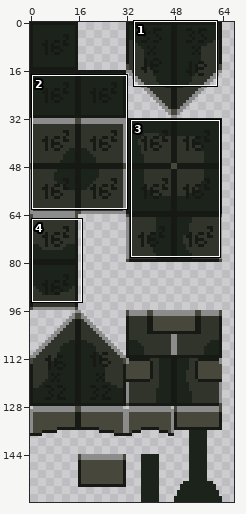
Sprite sheet -- assets/levels/prototype-basic-tiles.png. Above, an overview of the earlier version with the close-up marked.
Close-up. As it was:
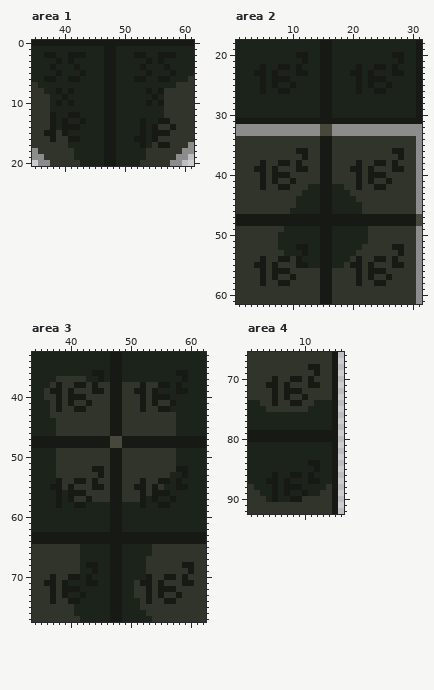
The file is 128x160 pixels. Shown: area 1: x 35..61, y 0..20; area 2: x 1..31, y 18..61; area 3: x 34..62, y 33..77; area 4: x 1..16, y 66..92. The wide view leaves out empty margins. The commit also changed other parts of the picture, which this record leaves out.
Once edited:
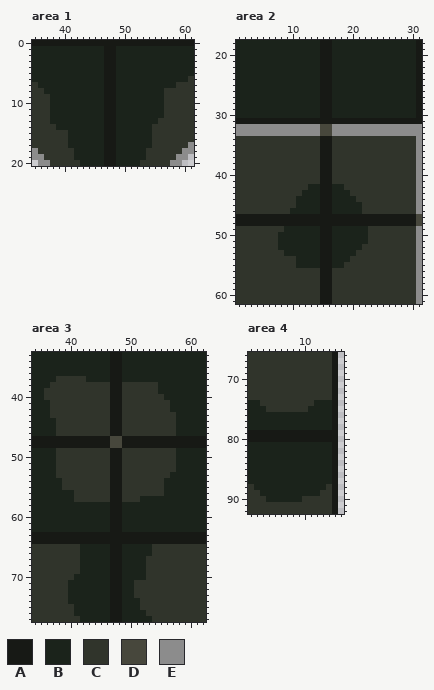
Palette (. is transparent): A #171915  B #1b231b  C #30342b  D #47473c  E #8c8c8c
Change:
--- area 1
@@ x 35..61 @@
  1 BBBBBBBBBBBBAABBBBBBBBBBBBB
- 2 BBAABBAAABBBAABBBAABBAAABBB
- 3 BBBBABABBBBBAABBBBBABABBBBB
- 4 BBBABBBABBBBAABBBBABBBABBBB
- 5 BBBBABBBABBBAABBBBBABBBABBB
- 6 BBAABBAABBBBAABBBAABBAABBBC
+ 2 BBBBBBBBBBBBAABBBBBBBBBBBBB
+ 3 BBBBBBBBBBBBAABBBBBBBBBBBBB
+ 4 BBBBBBBBBBBBAABBBBBBBBBBBBB
+ 5 BBBBBBBBBBBBAABBBBBBBBBBBBB
+ 6 BBBBBBBBBBBBAABBBBBBBBBBBBC
  7 CBBBBBBBBBBBAABBBBBBBBBBCCC
- 8 CCBBABABBBBBAABBBBBABACCCCC
- 9 CCCBBABBBBBBAABBBBBBABCCCCC
-10 CCCBABABBBBBAABBBBBABACCCCC
+ 8 CCBBBBBBBBBBAABBBBBBBBCCCCC
+ 9 CCCBBBBBBBBBAABBBBBBBBCCCCC
+10 CCCBBBBBBBBBAABBBBBBBBCCCCC
 11 CCCBBBBBBBBBAABBBBBBBBCCCCC
-12 CCCABBAABBBBAABBBBBBBBCCCCC
-13 CCCABABBABBBAABBBBABBAACCCC
-14 CCCABAAABBBBAABBBBABACCACCC
-15 CCAACABBBBBBAABBBBABAAACCCC
-16 CCCACCAABBBBAABBBAABACCCCCC
-17 CCCCCCBBBBBBAABBBBABCAACCCE
+12 CCCBBBBBBBBBAABBBBBBBBCCCCC
+13 CCCBBBBBBBBBAABBBBBBBCCCCCC
+14 CCCCBBBBBBBBAABBBBBBCCCCCCC
+15 CCCCCCBBBBBBAABBBBBBCCCCCCC
+16 CCCCCCBBBBBBAABBBBBBCCCCCCC
+17 CCCCCCBBBBBBAABBBBBBCCCCCCE
 18 ECCCCCCBBBBBAABBBBBCCCCCCEE
--- area 2
@@ x 1..31 @@
 19 BBBBBBBBBBBBBBAABBBBBBBBBBBBBBA
-20 BBBBBBBBBBAABBAABBBBBBBBBBAABBA
-21 BBBBBBBBBBBABBAABBBBBBBBBBBABBA
-22 BBBBABBAABABBBAABBBBABBAABABBBA
-23 BBBAABABBBAABBAABBBAABABBBAABBA
-24 BBBBABAAABBBBBAABBBBABAAABBBBBA
-25 BBBBABABBABBBBAABBBBABABBABBBBA
-26 BBBBABBAABBBBBAABBBBABBAABBBBBA
+20 BBBBBBBBBBBBBBAABBBBBBBBBBBBBBA
+21 BBBBBBBBBBBBBBAABBBBBBBBBBBBBBA
+22 BBBBBBBBBBBBBBAABBBBBBBBBBBBBBA
+23 BBBBBBBBBBBBBBAABBBBBBBBBBBBBBA
+24 BBBBBBBBBBBBBBAABBBBBBBBBBBBBBA
+25 BBBBBBBBBBBBBBAABBBBBBBBBBBBBBA
+26 BBBBBBBBBBBBBBAABBBBBBBBBBBBBBA
 27 BBBBBBBBBBBBBBAABBBBBBBBBBBBBBA
@@ x 1..31 @@
 35 CCCCCCCCCCCCCCAACCCCCCCCCCCCCCE
-36 CCCCCCCCCCAACCAACCCCCCCCCCAACCE
-37 CCCCCCCCCCCACCAACCCCCCCCCCCACCE
-38 CCCCACCAACACCCAACCCCACCAACACCCE
-39 CCCAACACCCAACCAACCCAACACCCAACCE
-40 CCCCACAAACCCCCAACCCCACAAACCCCCE
-41 CCCCACACCACCCCAACCCCACACCACCCCE
-42 CCCCACCAACCCBBAABBCCACCAACCCCCE
+36 CCCCCCCCCCCCCCAACCCCCCCCCCCCCCE
+37 CCCCCCCCCCCCCCAACCCCCCCCCCCCCCE
+38 CCCCCCCCCCCCCCAACCCCCCCCCCCCCCE
+39 CCCCCCCCCCCCCCAACCCCCCCCCCCCCCE
+40 CCCCCCCCCCCCCCAACCCCCCCCCCCCCCE
+41 CCCCCCCCCCCCCCAACCCCCCCCCCCCCCE
+42 CCCCCCCCCCCCBBAABBCCCCCCCCCCCCE
 43 CCCCCCCCCCCBBBAABBBCCCCCCCCCCCE
@@ x 1..31 @@
 51 CCCCCCCBBBBBBBAABBBBBBCCCCCCCCE
-52 CCCCCCCBBBAABBAABBBBBCCCCCAACCE
-53 CCCCCCCCBBBABBAABBBBCCCCCCCACCE
-54 CCCCACCAACABBBAABBBCACCAACACCCE
-55 CCCAACACCCAABBAABBCAACACCCAACCE
-56 CCCCACAAACCCCCAACCCCACAAACCCCCE
-57 CCCCACACCACCCCAACCCCACACCACCCCE
-58 CCCCACCAACCCCCAACCCCACCAACCCCCE
+52 CCCCCCCBBBBBBBAABBBBBCCCCCCCCCE
+53 CCCCCCCCBBBBBBAABBBBCCCCCCCCCCE
+54 CCCCCCCCCCBBBBAABBBCCCCCCCCCCCE
+55 CCCCCCCCCCBBBBAABBCCCCCCCCCCCCE
+56 CCCCCCCCCCCCCCAACCCCCCCCCCCCCCE
+57 CCCCCCCCCCCCCCAACCCCCCCCCCCCCCE
+58 CCCCCCCCCCCCCCAACCCCCCCCCCCCCCE
 59 CCCCCCCCCCCCCCAACCCCCCCCCCCCCCE
--- area 3
@@ x 34..62 @@
 35 BBBBBBBBBBBBBAABBBBBBBBBBBBBB
-36 BBBBBBBBBBAABAABBBBBBBBBAABBB
-37 BBBBCCCCCBBABAABBBBBBBBBBABBB
-38 BBBCACCAACACCAACCCACCAABABBBB
-39 BBCAACACCCAACAACCAACABBBAABBB
-40 BBCCACAAACCCCAACCCACAAABBBBBB
-41 BBBCACACCACCCAACCCACACCABBBBB
-42 BBBCACCAACCCCAACCCACCAABBBBBB
+36 BBBBBBBBBBBBBAABBBBBBBBBBBBBB
+37 BBBBCCCCCBBBBAABBBBBBBBBBBBBB
+38 BBBCCCCCCCCCCAACCCCCCBBBBBBBB
+39 BBCCCCCCCCCCCAACCCCCCBBBBBBBB
+40 BBCCCCCCCCCCCAACCCCCCCBBBBBBB
+41 BBBCCCCCCCCCCAACCCCCCCCBBBBBB
+42 BBBCCCCCCCCCCAACCCCCCCCBBBBBB
 43 BBBCCCCCCCCCCAACCCCCCCCCBBBBB
@@ x 34..62 @@
 51 BBBBCCCCCCCCCAACCCCCCCCCBBBBB
-52 BBBBCCCCCCAACAACCCCCCCCCAABBB
-53 BBBBCCCCCCCACAACCCCCCCCBBABBB
-54 BBBBACCAACACCAACCCACCAABABBBB
-55 BBBAACACCCAACAACCAACACBBAABBB
-56 BBBBABAAACCCCAACCCACAAABBBBBB
-57 BBBBABACCACCCAACCCABABBABBBBB
-58 BBBBABBAABBBBAABBBABBAABBBBBB
+52 BBBBCCCCCCCCCAACCCCCCCCCBBBBB
+53 BBBBCCCCCCCCCAACCCCCCCCBBBBBB
+54 BBBBBCCCCCCCCAACCCCCCCBBBBBBB
+55 BBBBBCCCCCCCCAACCCCCCCBBBBBBB
+56 BBBBBBBCCCCCCAACCCCCCCBBBBBBB
+57 BBBBBBBCCCCCCAACCCBBBBBBBBBBB
+58 BBBBBBBBBBBBBAABBBBBBBBBBBBBB
 59 BBBBBBBBBBBBBAABBBBBBBBBBBBBB
@@ x 34..62 @@
 67 CCCCCCCCBBBBBAABBBBCCCCCCCCCC
-68 CCCCCCCCBAABBAABBBBCCCCCCAACC
-69 CCCCCCCCBBABBAABBBBCCCCCCCACC
-70 CCCACCAABABBBAABBBBACCAACACCC
-71 CCAACABBBAABBAABBCAACACCCAACC
-72 CCCACAAABBBBBAABBCCACAAACCCCC
-73 CCCACABBABBBBAABBCCACACCACCCC
-74 CCCACCAABBBBBAABBBCACCAACCCCC
+68 CCCCCCCCBBBBBAABBBBCCCCCCCCCC
+69 CCCCCCCCBBBBBAABBBBCCCCCCCCCC
+70 CCCCCCCBBBBBBAABBBBCCCCCCCCCC
+71 CCCCCCBBBBBBBAABBCCCCCCCCCCCC
+72 CCCCCCBBBBBBBAABBCCCCCCCCCCCC
+73 CCCCCCBBBBBBBAABBCCCCCCCCCCCC
+74 CCCCCCBBBBBBBAABBBCCCCCCCCCCC
 75 CCCCCCCBBBBBBAABBBCCCCCCCCCCC
--- area 4
@@ x 1..16 @@
 67 CCCCCCCCCCCCCCA.
-68 CCCCCCCCCCAACCA.
-69 CCCCCCCCCCCACCA.
-70 CCCCACCAACACCCA.
-71 CCCAACACCCAACCA.
-72 CCCCACAAACCCCCA.
-73 CCCCACACCACCCCA.
-74 BBCCACCAACCBBBA.
+68 CCCCCCCCCCCCCCA.
+69 CCCCCCCCCCCCCCA.
+70 CCCCCCCCCCCCCCA.
+71 CCCCCCCCCCCCCCA.
+72 CCCCCCCCCCCCCCA.
+73 CCCCCCCCCCCCCCA.
+74 BBCCCCCCCCCBBBA.
 75 BBBCCCCCCCBBBBA.
@@ x 1..16 @@
 83 BBBBBBBBBBBBBBA.
-84 BBBBBBBBBBAABBA.
-85 BBBBBBBBBBBABBA.
-86 BBBBABBAABABBBA.
-87 BBBAABABBBAABBA.
-88 CBBBABAAABBBBCA.
-89 CCBBABABBABBCCA.
-90 CCCBABBAACCCCCA.
+84 BBBBBBBBBBBBBBA.
+85 BBBBBBBBBBBBBBA.
+86 BBBBBBBBBBBBBBA.
+87 BBBBBBBBBBBBBBA.
+88 CBBBBBBBBBBBBCA.
+89 CCBBBBBBBBBBCCA.
+90 CCCBBBBBBCCCCCA.
 91 CCCCCCCCCCCCCCA.
